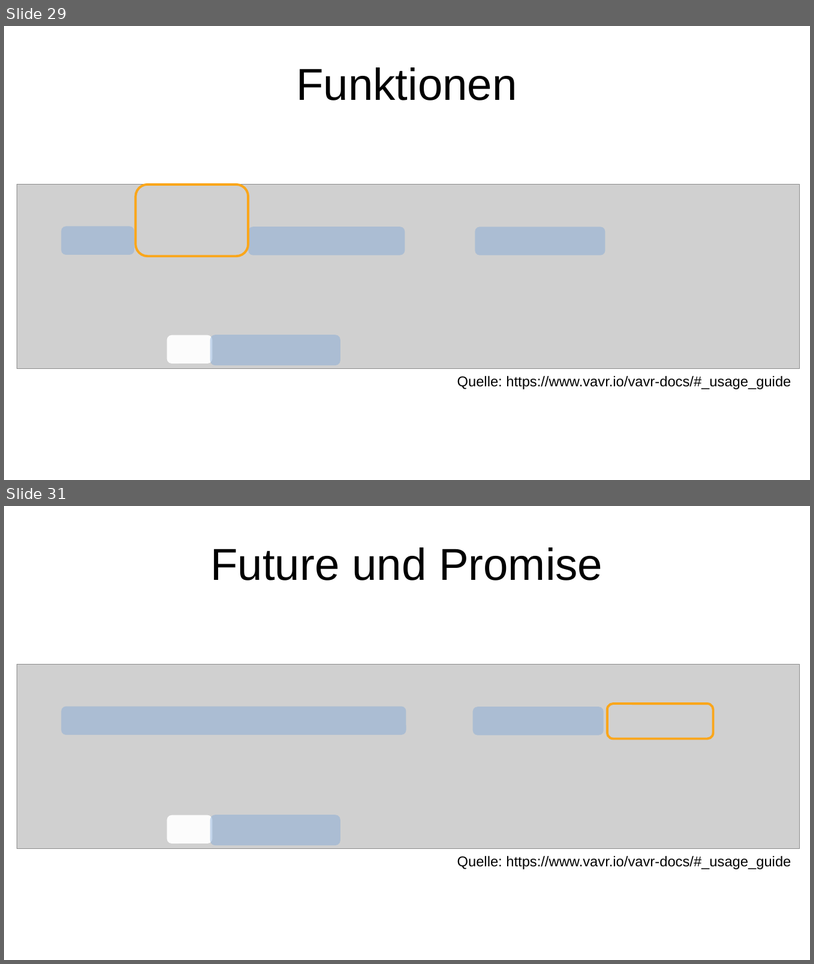
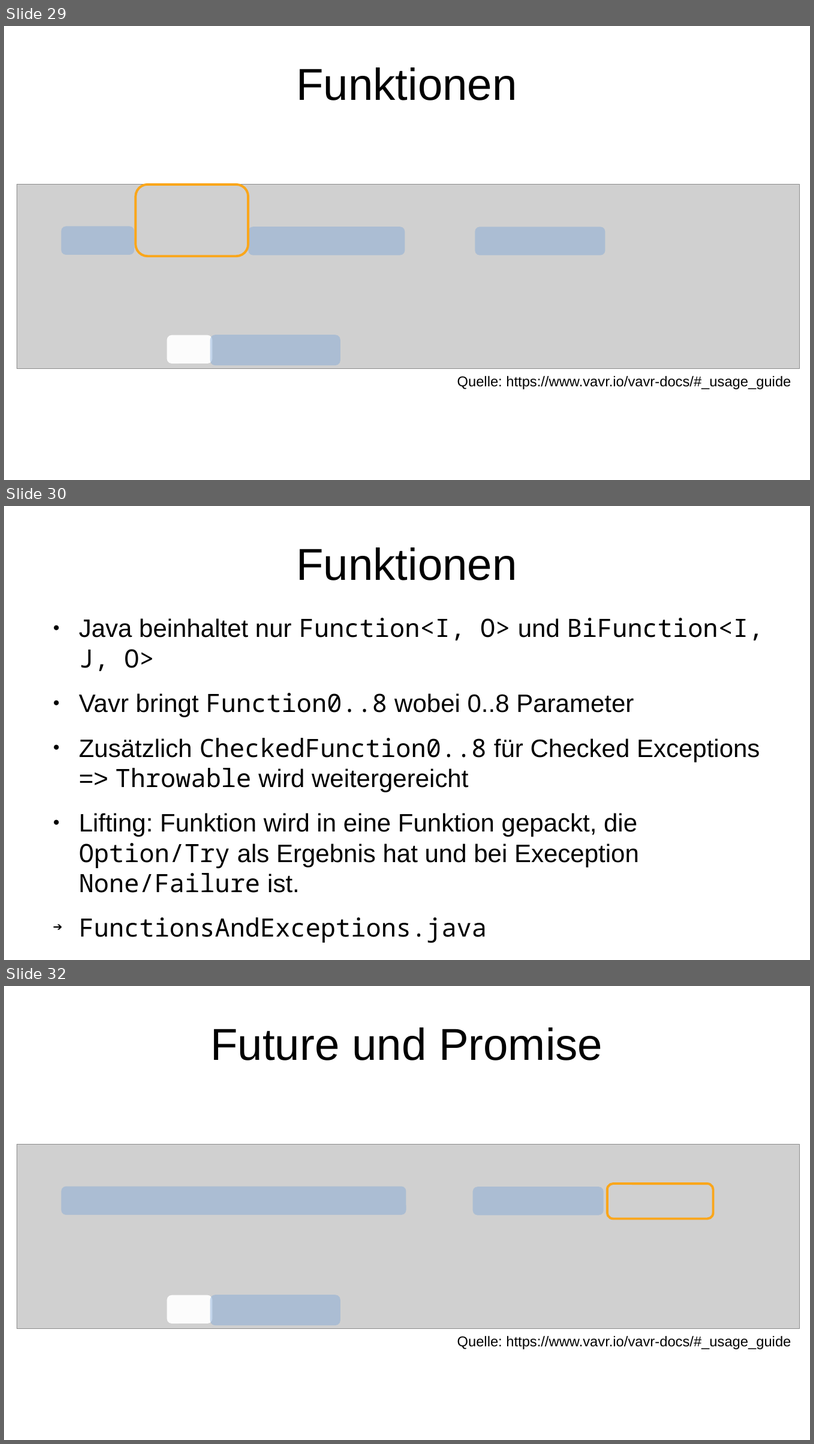
Before and after one commit to p3et/vavr-demo, a slide deck: coffee talk.odp. Shown one above the other, each under a label of ours: slides 29 and 31 before the commit, slides 29, 30 and 32 after it; the slides between them are not shown. The pictures are 814x964 and 814x1444 pixels, drawn with LibreOffice and Linux fonts; fonts in the diff are those of the drawing; grey boxes stand for pictures. Boxes give left, top, right and bottom in pixels: in the first picture for what was removed or moved away, otherwise in the second. Text is boxed around its words. In the diff, an @@ line names an element or a change of style, - is before the commit and + after.

Commit message:
functions

```diff
--- a/coffee talk.odp
+++ b/coffee talk.odp
@@ slide 30 added at (4, 506, 810, 960), background #FFFFFF @@
@@ title added at (296, 547, 517, 580), 44 pt, text #000000 @@
+Funktionen
@@ text added at (79, 618, 764, 943), 24.8 pt, text #000000 @@
+● Java beinhaltet nur Function<I, O> und BiFunction<I, J, O>
+● Vavr bringt Function0..8 wobei 0..8 Parameter
+● Zusätzlich CheckedFunction0..8 für Checked Exceptions => Throwable wird weitergereicht
+● Lifting: Funktion wird in eine Funktion gepackt, die Option/Try als Ergebnis hat und bei Exeception None/Failure ist.
+➔ FunctionsAndExceptions.java
@@ what was slide 31 is now slide 32 @@
```
Also in this commit, not shown: 1 other slide added, 1 slide removed, 2 other files.
